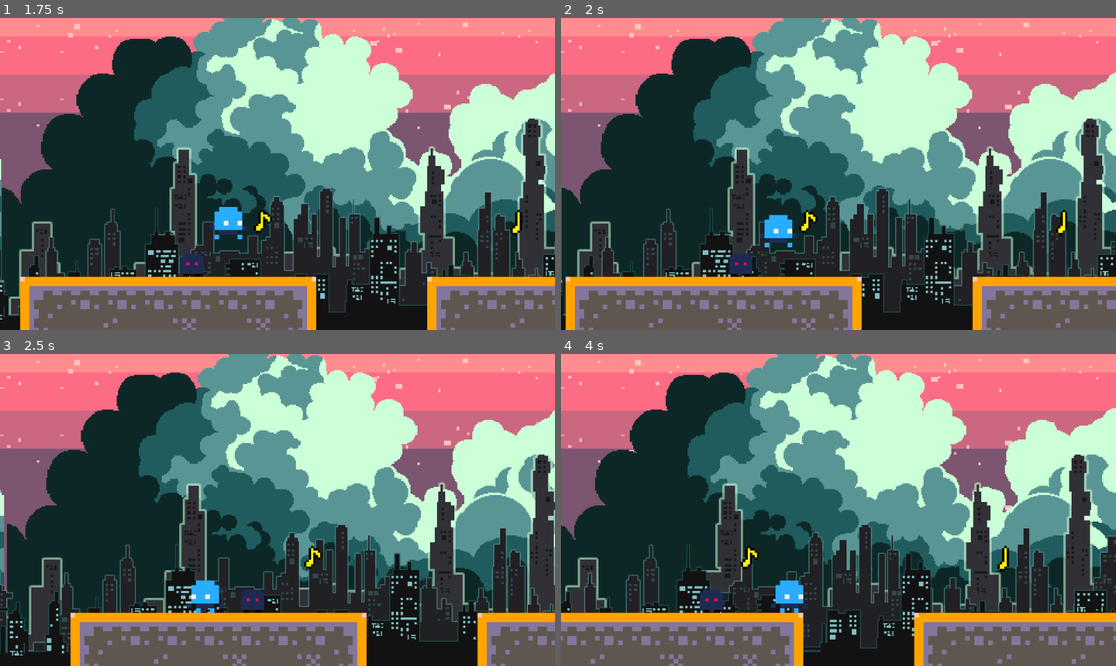
Above: before the commit, frames 1-4 (two rows, left to right).
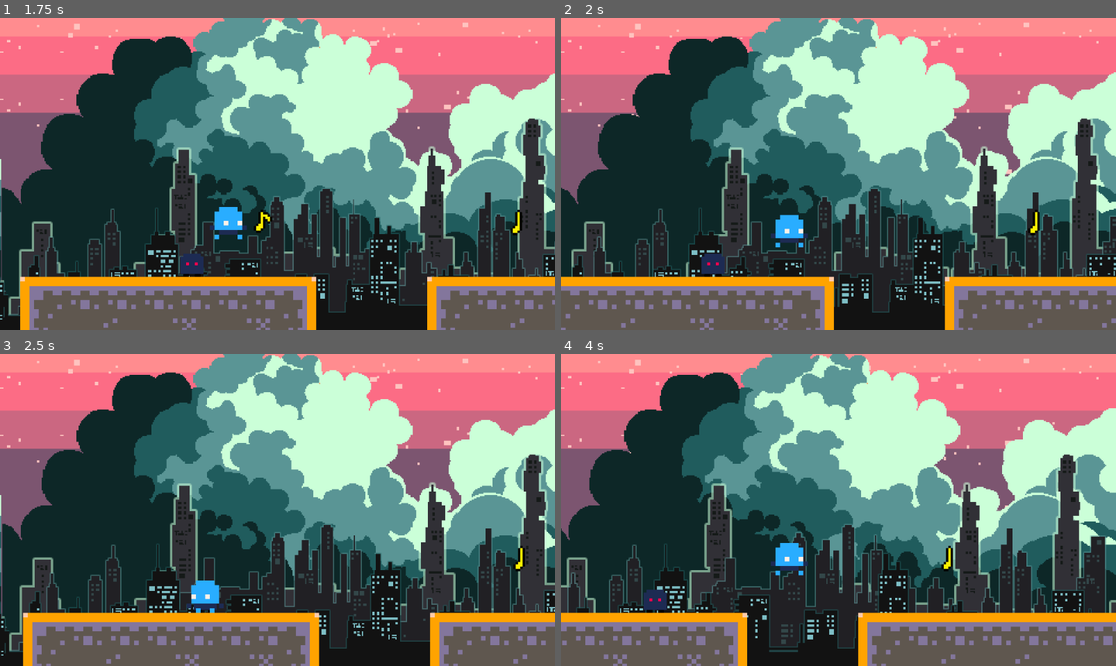
Above: after the commit, the same moments.

Repository: FerenczHollander/webcie-game-jam
Game: Godot game, scene res://level/dummy_level/dummy_level.tscn
Same seed, same stepped clock (60 frames per second), same inputs: the game is played once before the commit and once after it.
Inputs:
- Up to frame 1 (1.75 s): tap Enter (ui_accept) at 0.5, 0.77, 1.52 s; hold Right (ui_right) from 0.53 s (still down)
- Up to frame 2 (2 s): keep holding Right (ui_right)
- Up to frame 3 (2.5 s): release Right (ui_right) at 2.03 s; hold Left (ui_left) from 2.03 s (still down)
- Up to frame 4 (4 s): release Left (ui_left) at 2.78 s; hold Right (ui_right) from 2.78 s (still down); tap Enter (ui_accept) at 3.02, 3.77 s

Frame 1 is identical in both runs. In frame 2, 20% of the frame differs, in the area x 0-100%, y 0-100%; in frame 3, 25%; in frame 4, 26%.

Commit message:
Collection

Diff:
--- /dev/null
+++ b/MusicNote/music_note.gd
@@ -0,0 +1,7 @@
+extends StaticBody2D
+
+
+
+func _on_area_2d_body_entered(body: Node2D) -> void:
+	if body.has_method("killPlayer"):
+		queue_free()
--- a/MusicNote/music_note.tscn
+++ b/MusicNote/music_note.tscn
@@ -1,18 +1,24 @@
-[gd_scene load_steps=3 format=3 uid="uid://s3hd6cflrl2p"]
+[gd_scene load_steps=4 format=3 uid="uid://s3hd6cflrl2p"]
 
+[ext_resource type="Script" path="res://MusicNote/music_note.gd" id="1_0hsny"]
 [ext_resource type="Texture2D" uid="uid://bhq3mviu0e6nf" path="res://MusicNote/pixilart-drawing.png" id="2_uv6bc"]
 
 [sub_resource type="RectangleShape2D" id="RectangleShape2D_lon7p"]
 size = Vector2(14.4716, 17.4906)
 
 [node name="MusicNote" type="StaticBody2D"]
+script = ExtResource("1_0hsny")
 
-[node name="CollisionShape2D" type="CollisionShape2D" parent="."]
+[node name="Sprite2D" type="Sprite2D" parent="."]
+texture_filter = 1
+texture = ExtResource("2_uv6bc")
+
+[node name="Area2D" type="Area2D" parent="."]
+
+[node name="CollisionShape2D" type="CollisionShape2D" parent="Area2D"]
 position = Vector2(-1, 0.5)
 rotation = -3.14159
 scale = Vector2(0.414606, -0.62891)
 shape = SubResource("RectangleShape2D_lon7p")
 
-[node name="Sprite2D" type="Sprite2D" parent="."]
-texture_filter = 1
-texture = ExtResource("2_uv6bc")
+[connection signal="body_entered" from="Area2D" to="." method="_on_area_2d_body_entered"]
--- a/MusicNote/music_note2.tscn
+++ b/MusicNote/music_note2.tscn
@@ -1,18 +1,24 @@
-[gd_scene load_steps=3 format=3 uid="uid://50sd4i16rncw"]
+[gd_scene load_steps=4 format=3 uid="uid://50sd4i16rncw"]
 
 [ext_resource type="Texture2D" uid="uid://die8wt3kova6m" path="res://MusicNote/pixilart-drawing (2).png" id="1_nhfyo"]
+[ext_resource type="Script" path="res://MusicNote/music_note.gd" id="1_o8nuf"]
 
 [sub_resource type="RectangleShape2D" id="RectangleShape2D_lon7p"]
 size = Vector2(14.4716, 17.4906)
 
 [node name="MusicNote" type="StaticBody2D"]
+script = ExtResource("1_o8nuf")
 
-[node name="CollisionShape2D" type="CollisionShape2D" parent="."]
+[node name="Sprite2D" type="Sprite2D" parent="."]
+texture_filter = 1
+texture = ExtResource("1_nhfyo")
+
+[node name="Area2D" type="Area2D" parent="."]
+
+[node name="CollisionShape2D" type="CollisionShape2D" parent="Area2D"]
 position = Vector2(-1, 0.5)
 rotation = -3.14159
 scale = Vector2(0.414606, -0.62891)
 shape = SubResource("RectangleShape2D_lon7p")
 
-[node name="Sprite2D" type="Sprite2D" parent="."]
-texture_filter = 1
-texture = ExtResource("1_nhfyo")
+[connection signal="body_entered" from="Area2D" to="." method="_on_area_2d_body_entered"]
--- a/Player/Player.tscn
+++ b/Player/Player.tscn
@@ -12,3 +12,7 @@
 
 [node name="CollisionShape2D" type="CollisionShape2D" parent="."]
 shape = SubResource("RectangleShape2D_s6d3w")
+
+[node name="Area2D" type="Area2D" parent="."]
+
+[connection signal="body_entered" from="Area2D" to="." method="_on_area_2d_body_entered"]
--- a/Player/dummy/dummy_player.tscn
+++ b/Player/dummy/dummy_player.tscn
@@ -55,6 +55,9 @@
 "speed": 5.0
 }]
 
+[sub_resource type="RectangleShape2D" id="RectangleShape2D_s6d3w"]
+size = Vector2(8, 7)
+
 [node name="CharacterBody2D" node_paths=PackedStringArray("animation_sprite") instance=ExtResource("1_4dt2w")]
 script = ExtResource("2_8np4t")
 animation_sprite = NodePath("AnimatedSprite2D")
@@ -65,3 +68,8 @@
 
 [node name="CollisionShape2D" parent="." index="1"]
 position = Vector2(0, 0.5)
+shape = SubResource("RectangleShape2D_s6d3w")
+
+[node name="CollisionShape2D" type="CollisionShape2D" parent="Area2D" index="0"]
+position = Vector2(0, 0.5)
+shape = SubResource("RectangleShape2D_s6d3w")
Not shown: 1 places in Player/dummy/dummy_player.tscn that only renumber resources
